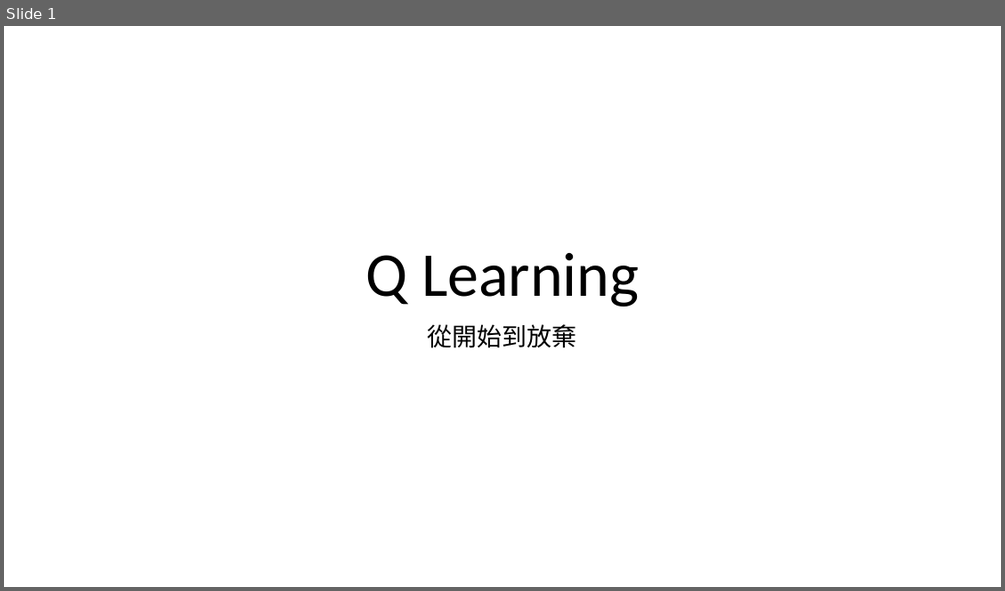
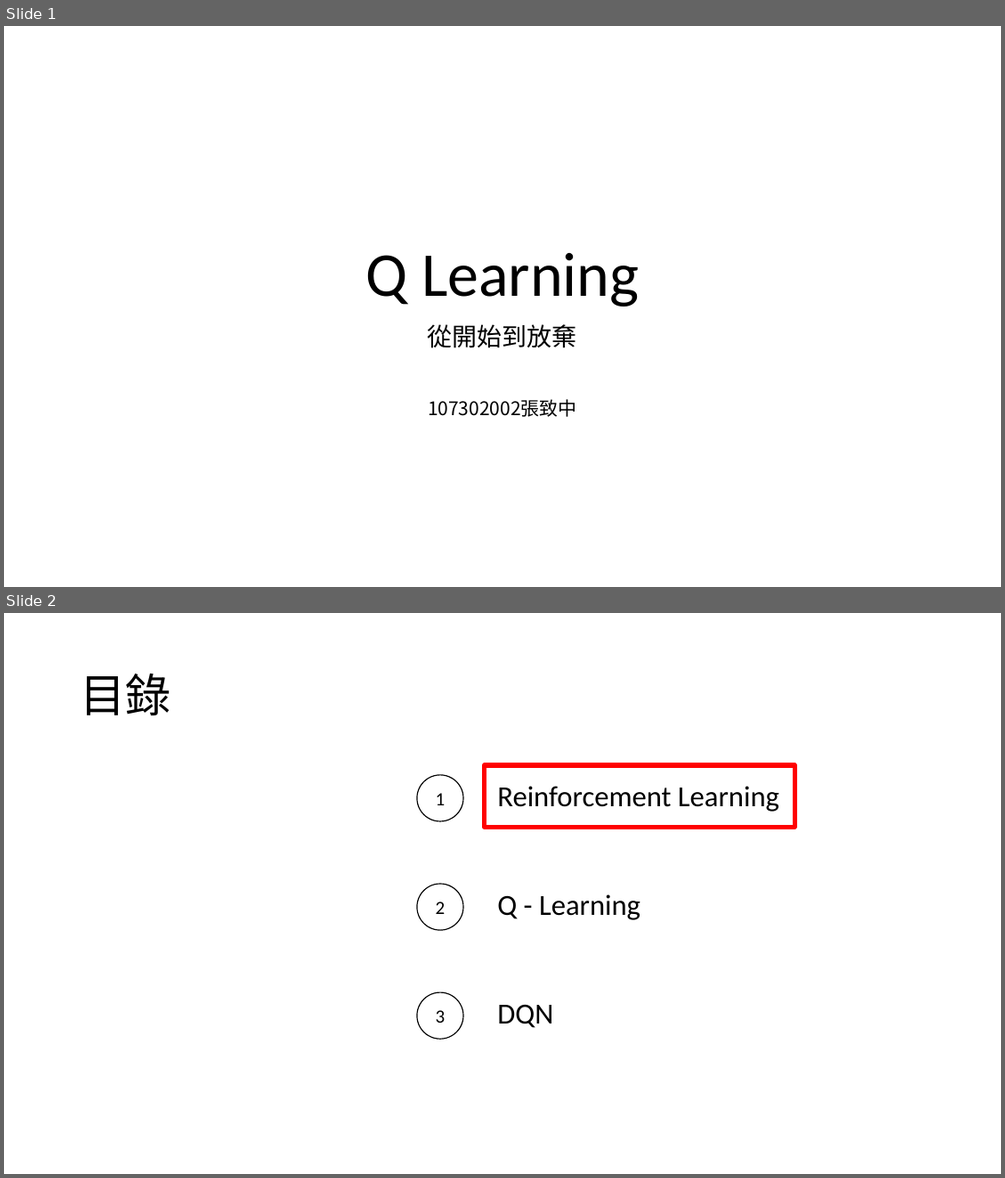
Before and after one commit to 312707047/Dino-Run-with-Rainbow-DQN, a slide deck: 107302002.pptx. Shown one above the other, each under a label of ours: slide 1 before the commit, slides 1 and 2 after it. The pictures are 1005x591 and 1005x1178 pixels, drawn with LibreOffice and Linux fonts; fonts in the diff are those of the drawing. Boxes give left, top, right and bottom in pixels: in the first picture for what was removed or moved away, otherwise in the second. Text is boxed around its words. In the diff, an @@ line names an element or a change of style, - is before the commit and + after.

```diff
--- a/107302002.pptx
+++ b/107302002.pptx
@@ slide 2 added at (4,613,1001,1174), background #FFFFFF @@
@@ title added at (80,674,171,715), 44 pt, text #000000 @@
+目錄
@@ rectangle added at (485,765,795,827), outline #FF0000 4.5 pt @@
@@ ellipse added at (417,775,463,821), fill #FFFFFF, outline #000000 1 pt, 18 pt, text #000000 @@
+1
@@ text added at (497,786,779,811), 28 pt, text #000000 @@
+Reinforcement Learning
@@ ellipse added at (417,884,463,930), fill #FFFFFF, outline #000000 1 pt, 18 pt, text #000000 @@
+2
@@ text added at (497,894,640,920), 28 pt, text #000000 @@
+Q - Learning
@@ ellipse added at (417,992,463,1038), fill #FFFFFF, outline #000000 1 pt, 18 pt, text #000000 @@
+3
@@ text added at (497,1004,553,1028), 28 pt, text #000000 @@
+DQN
@@ slide 1 changed as well @@
@@ subtitle at (428,399,577,417): paragraph added @@
+107302002張致中
```
Also in this commit, not shown: 3 other slides added, 17 other files.
